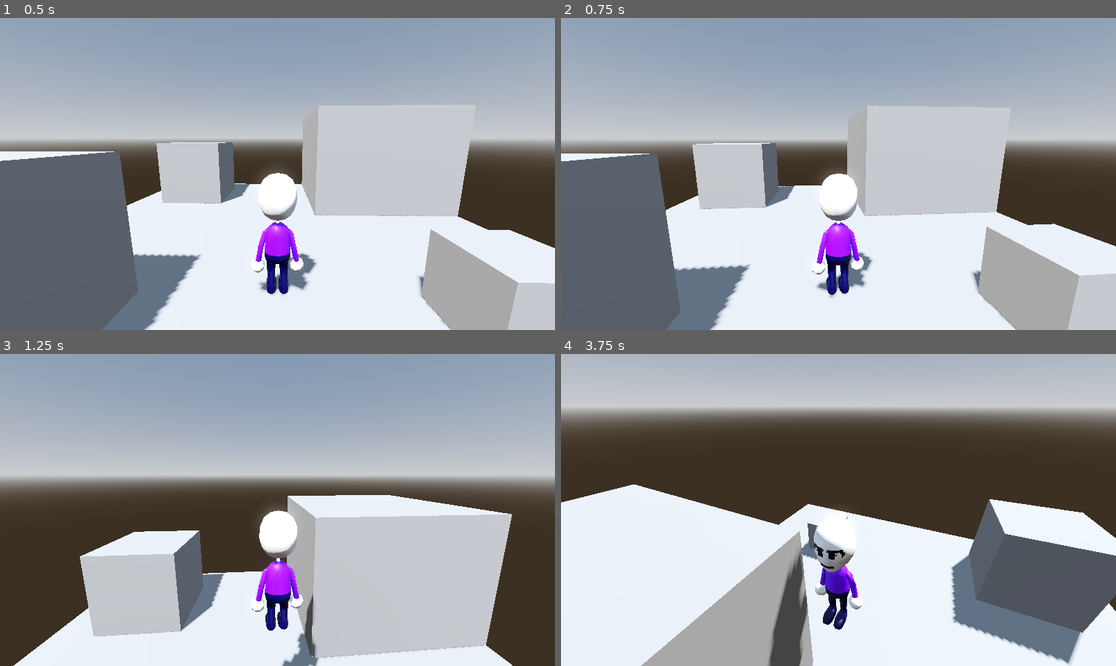
Above: before the commit, frames 1-4 (two rows, left to right).
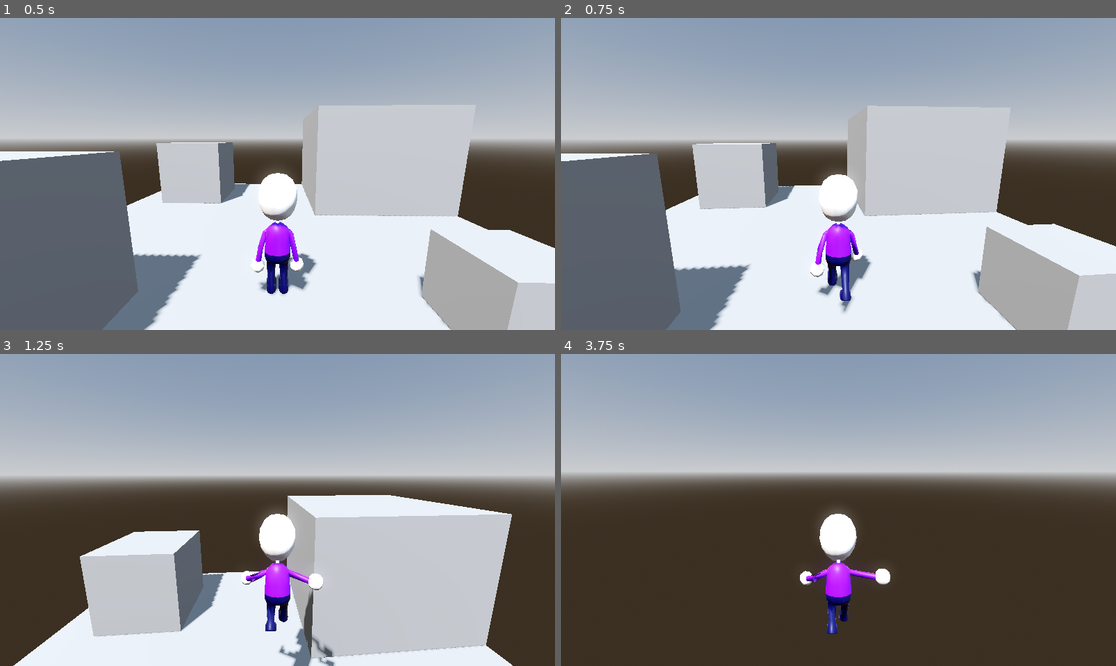
Above: after the commit, the same moments.

Repository: Zencode22/Lo-Fi_Magic
Game: Godot game, scene res://Level.tscn
Two runs of this game, one before a commit and one after it. Both use one fixed random seed, a clock stepped at 60 frames per second and the inputs below.
Inputs (mouse positions are in pixels of both pictures, inside the frame that each line leads up to):
- Up to frame 1 (0.5 s): no input
- Up to frame 2 (0.75 s): move the mouse to (866, 174) at 0.52 s; hold W (move_forward) from 0.53 s (still down); tap E (grab, bound only after the commit) at 0.6 s; click (866, 174) at 0.67 s
- Up to frame 3 (1.25 s): keep holding W (move_forward); tap Space (jump) at 0.77 s; tap F (grab, bound only before the commit) at 0.8 s
- Up to frame 4 (3.75 s): keep holding W (move_forward); move the mouse to (810, 510) at 1.27 s; tap F (grab, bound only before the commit) at 1.35, 2.3, 2.85 s; click (810, 510) at 1.42 s; tap Space (jump) at 1.52, 3.02 s; tap E (grab, bound only after the commit) at 1.55, 2.1, 3.05 s; move the mouse to (849, 503) at 2.02 s; click (849, 503) at 2.17 s; move the mouse to (832, 516) at 2.77 s; click (832, 516) at 2.92 s; move the mouse to (877, 513) at 3.52 s; hold Shift (run) from 3.53 s (still down); click (877, 513) at 3.67 s

Frame 1 is identical in both runs. In frame 2, 1.0% of the frame differs, in the area x 44-57%, y 49-95%; in frame 3, 1.6%; in frame 4, 92%, in the area x 0-100%, y 0-100%.
Error before the commit: Invalid operands 'float' and 'Nil' in operator '*'. (res://player.gd:59)

Commit message:
update of Grab

Diff:
--- a/lo-fi-magic/Level.tscn
+++ b/lo-fi-magic/Level.tscn
@@ -50,7 +50,6 @@
 [node name="Player" parent="." groups=["LookAtPoint"] instance=ExtResource("1_bexhn")]
 transform = Transform3D(0.99972856, 0, 0.023298062, 0, 1, 0, -0.023298062, 0, 0.99972856, 0, -0.03986633, -2)
 linear_damp = 3.0
-rotation_speed = null
 
 [node name="MovableCube" type="RigidBody3D" parent="."]
 transform = Transform3D(1, 0, 0, 0, 1, 0, 0, 0, 1, -2.5, 0.52344126, -2.5)
--- a/lo-fi-magic/MovableObject.gd
+++ b/lo-fi-magic/MovableObject.gd
@@ -18,21 +18,19 @@
 # Physics process for handling grab mechanics
 func _physics_process(delta: float) -> void:
 	if is_grabbed and grabber:
-		# Calculate the target position for the object
-		var target_position = grabber.global_position + grabber.global_transform.basis.z * -grab_distance
+		# Only move if the grabber is actually holding this object
+		if grabber.grabbed_object == self:
+			# Calculate the target position for the object
+			var target_position = grabber.global_position + grabber.global_transform.basis.z * -grab_distance
 
-		# Calculate the direction and distance to the target
-		var direction = target_position - global_position
-		var distance = direction.length()
+# Calculate the direction and distance to the target
+			var direction = target_position - global_position
+			var distance = direction.length()
 
-		# Apply force to move the object toward the grab point
-		if distance > 0.1:
-			var force = direction.normalized() * grab_force * distance
-			apply_central_force(force)
-
-		# Optional: Add some damping to prevent excessive swinging
-		linear_velocity *= 0.95
-		angular_velocity *= 0.95
+# Apply force to move the object toward the grab point
+			if distance > 0.1:
+				var force = direction.normalized() * grab_force * distance
+				apply_central_force(force)
 
 # Method to grab the object
 func grab(by: Node3D) -> void:
@@ -46,10 +44,6 @@
 		# Reduce linear damping while grabbed for more responsive movement
 		linear_damp = 0.5
 
-		# Optional: Change collision layer/mask to avoid collisions with player
-		set_collision_layer_value(1, false)
-		set_collision_mask_value(1, false)
-
 # Method to release the object
 func release() -> void:
 	if is_grabbed:
@@ -58,14 +52,3 @@
 
 		# Restore original damping
 		linear_damp = 0.0
-
-		# Optional: Restore collision layer/mask
-		set_collision_layer_value(1, true)
-		set_collision_mask_value(1, true)
-
-# Optional: Add visual feedback when grabbed
-func _input_event(camera: Camera3D, event: InputEvent, position: Vector3, normal: Vector3, shape_idx: int) -> void:
-	if event is InputEventMouseButton and event.pressed:
-		if event.button_index == MOUSE_BUTTON_LEFT:
-			# You can connect this to your player's grab system
-			pass
--- a/lo-fi-magic/player.gd
+++ b/lo-fi-magic/player.gd
@@ -115,10 +115,3 @@
 		grabbed_object.release()
 		print("Released object: ", grabbed_object.name)
 		grabbed_object = null
-
-# Optional: Auto-release if object gets too far
-func _physics_process(delta: float) -> void:
-	if grabbed_object:
-		var distance = global_position.distance_to(grabbed_object.global_position)
-		if distance > grab_range * 2.0:  # Auto-release if too far
-			release_object()
--- a/lo-fi-magic/project.godot
+++ b/lo-fi-magic/project.godot
@@ -63,7 +63,7 @@
 }
 grab={
 "deadzone": 0.2,
-"events": [Object(InputEventKey,"resource_local_to_scene":fa …(140 unchanged characters)… d":false,"keycode":0,"physical_keycode":70,"key_label":0,"unicode":102,"location":0,"echo":false,"script":null)
+"events": [Object(InputEventKey,"resource_local_to_scene":fa …(140 unchanged characters)… d":false,"keycode":0,"physical_keycode":69,"key_label":0,"unicode":101,"location":0,"echo":false,"script":null)
 ]
 }
 
